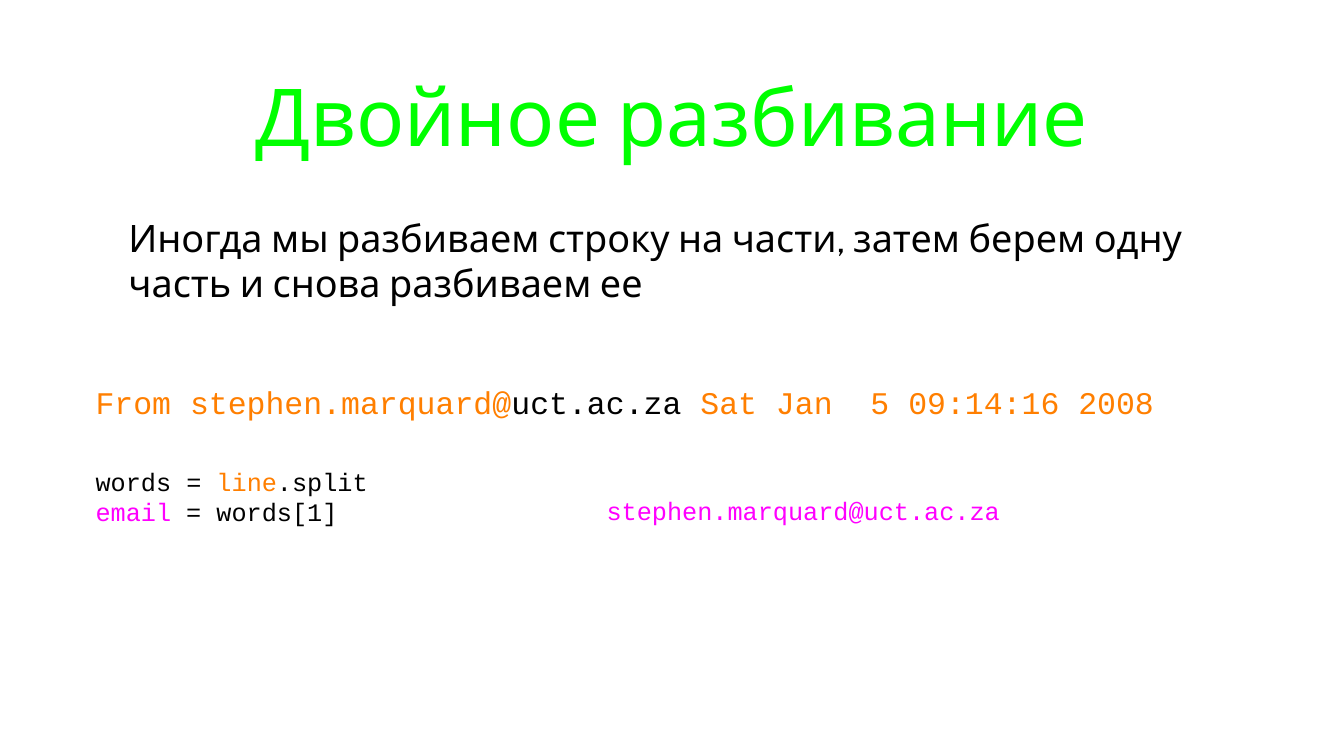
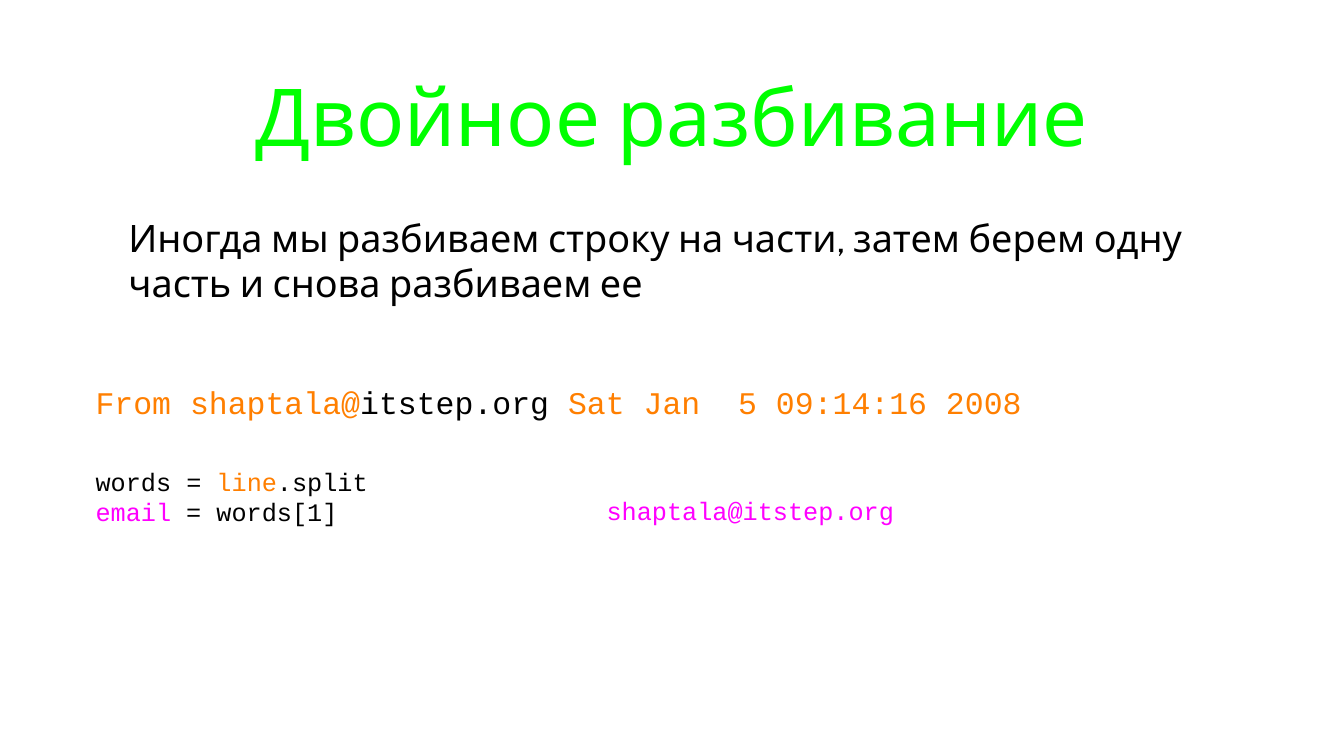
Before and after one commit to maxchv/LearnPython, a slide deck: slide 57 of week02/05.Lists.pptx. Drawn at 1344x756 pixels with LibreOffice and Linux fonts; fonts in the diff are those of the drawing. Boxes give left, top, right and bottom in pixels: in the first picture for what was removed or moved away, otherwise in the second. Text is boxed around its words. In the diff, an @@ line names an element or a change of style, - is before the commit and + after.

```diff
--- a/week02/05.Lists.pptx
+++ b/week02/05.Lists.pptx
@@ text at bbox=[96, 391, 1022, 421]: text changed @@
-From stephen.marquard@uct.ac.za Sat Jan 5 09:14:16 2008
+From shaptala@itstep.org Sat Jan 5 09:14:16 2008
@@ text at bbox=[607, 501, 894, 526]: text changed @@
-stephen.marquard@uct.ac.za
+shaptala@itstep.org
```
Also in this commit, not shown: 6 other slides changed, 3 slides removed, 4 other files.
